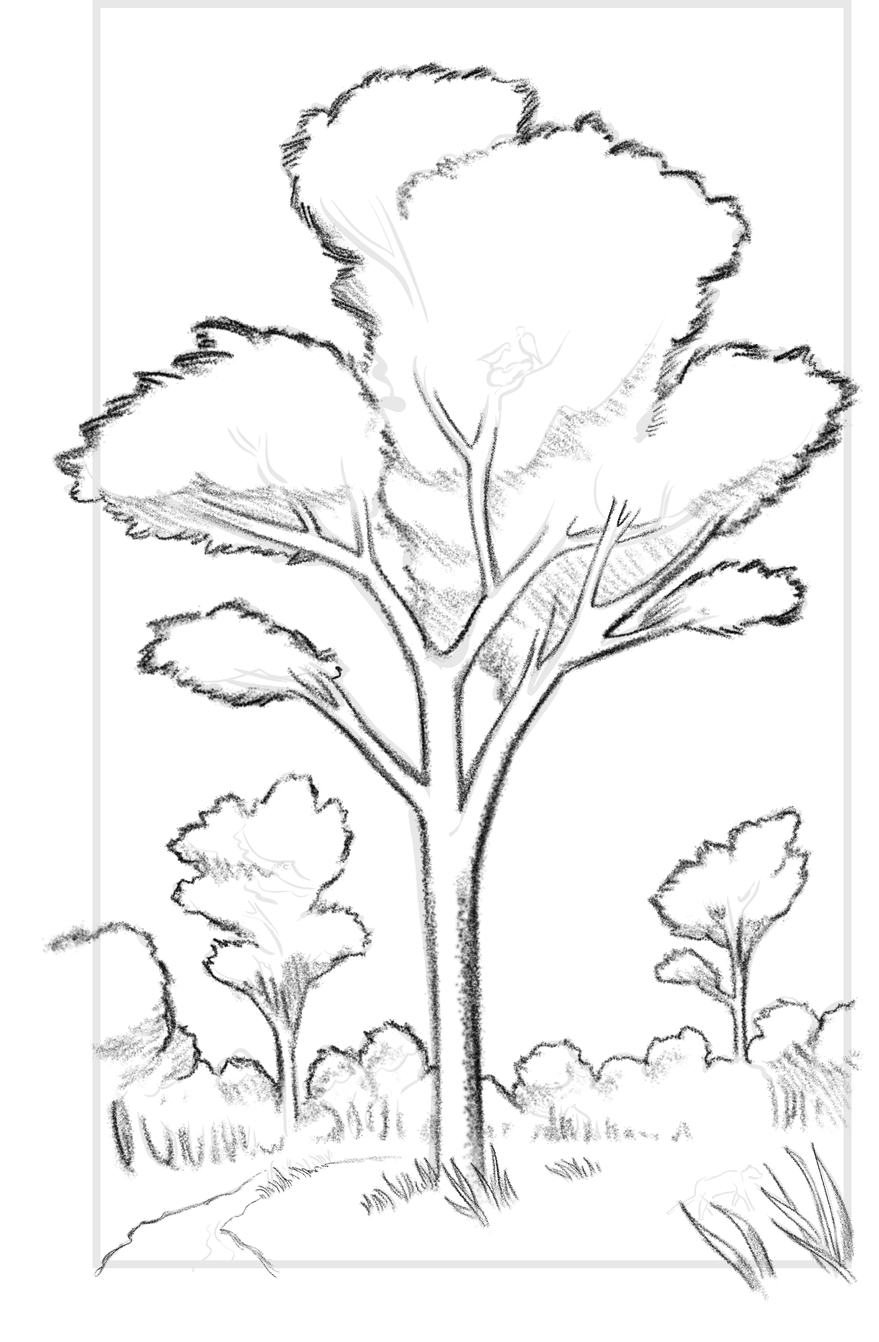
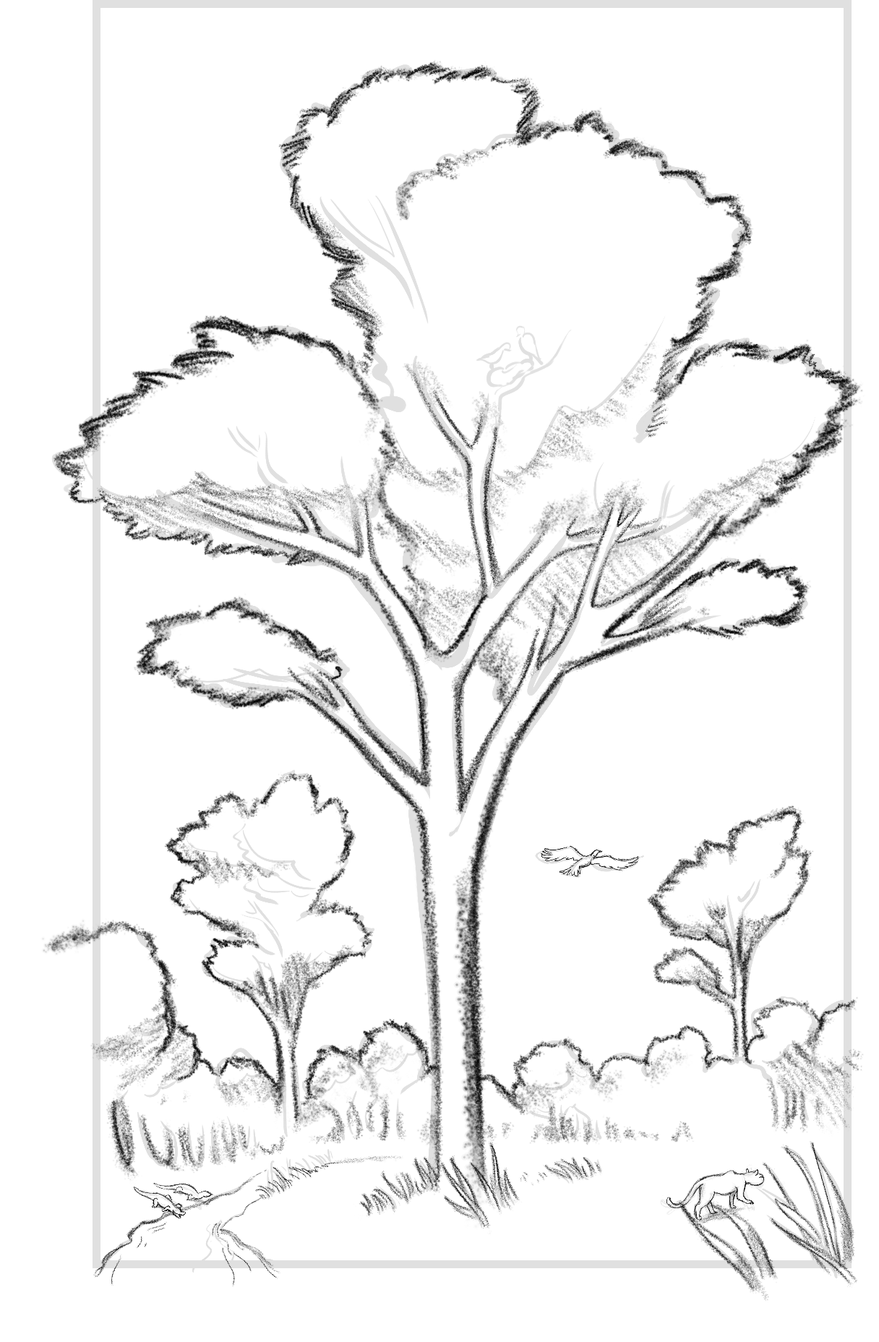
Layers edited between the first and the second 879×1342 image:
painted on (unnamed layer) (1st of 2) over left=109, top=360, right=794, bottom=1287
(unnamed layer) (2nd of 2): opacity 9% → 12%, painted on it over left=52, top=0, right=853, bottom=1287
